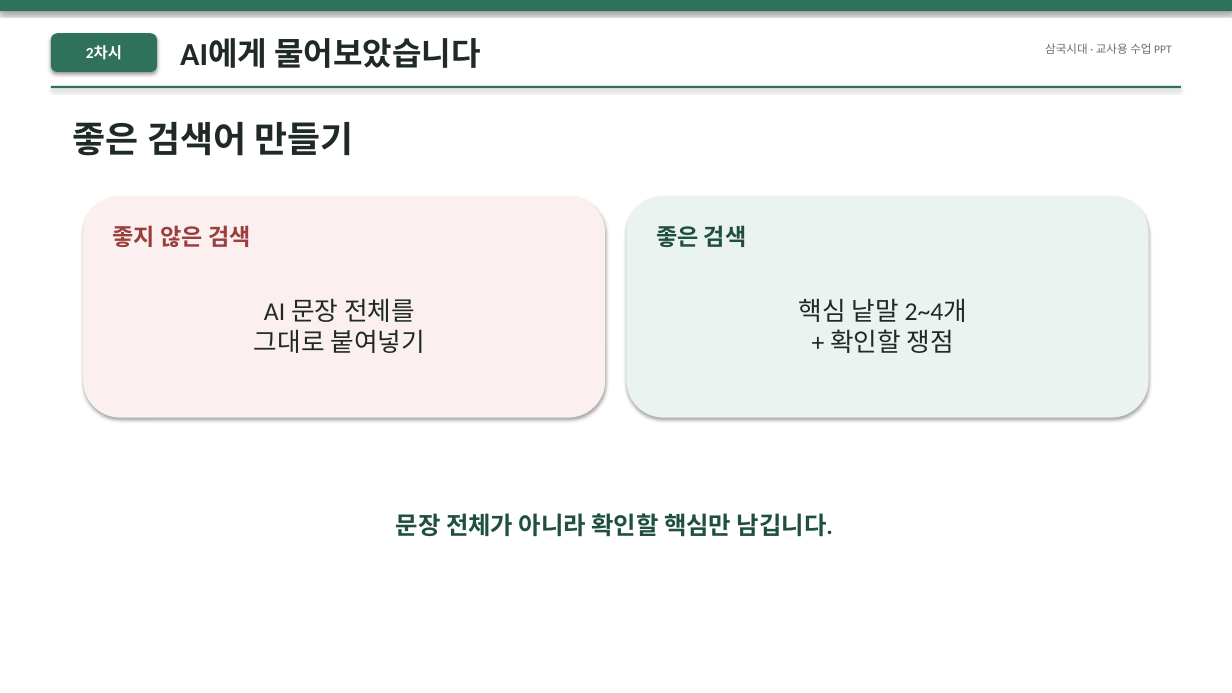
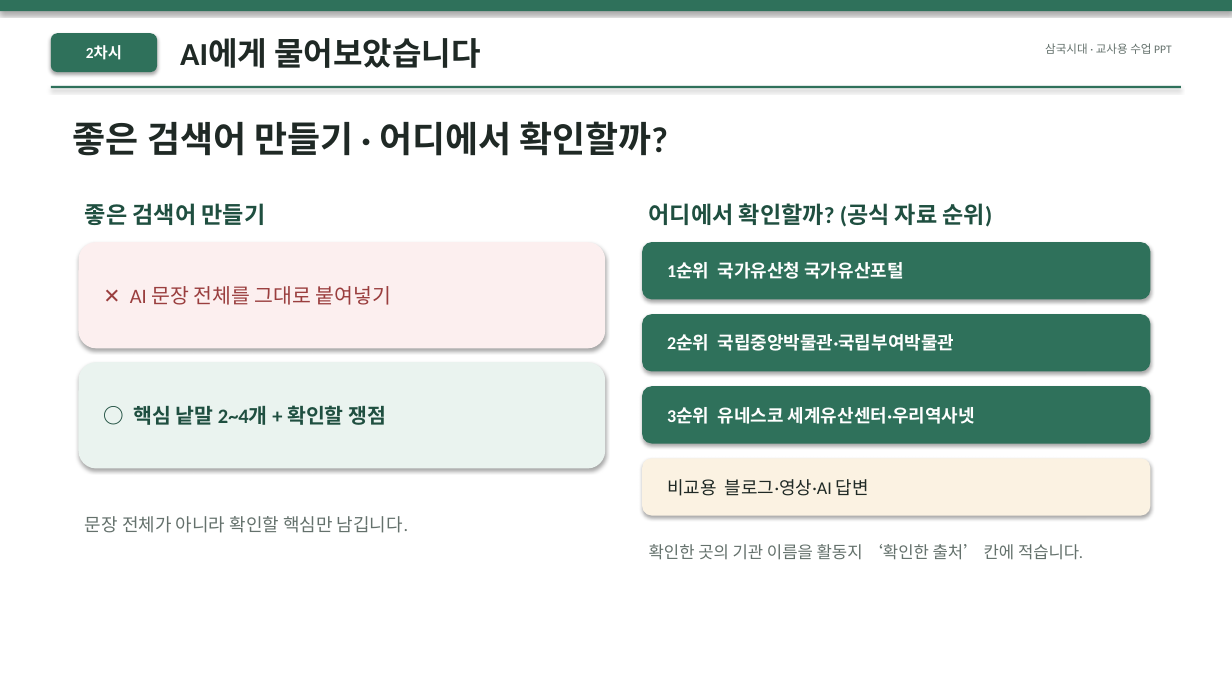
Before and after one commit to themonsteredu/ai-history-ar, a slide deck: slide 7 of public/downloads/three-kingdoms/lesson-02-teaching.pptx (slide 13 before the commit). Drawn at 1232x693 pixels with LibreOffice and Linux fonts; fonts in the diff are those of the drawing. Boxes give left, top, right and bottom in pixels: in the first picture for what was removed or moved away, otherwise in the second. Text is boxed around its words. In the diff, an @@ line names an element or a change of style, - is before the commit and + after.

```diff
--- a/public/downloads/three-kingdoms/lesson-02-teaching.pptx
+++ b/public/downloads/three-kingdoms/lesson-02-teaching.pptx
@@ text at bbox=[73, 121, 668, 156]: text changed @@
-좋은 검색어 만들기
+좋은 검색어 만들기 · 어디에서 확인할까?
@@ text at bbox=[85, 203, 266, 225]: text changed; text colour #9A3E3E to #1F4F40 @@
-좋지 않은 검색
+좋은 검색어 만들기
@@ text added at bbox=[649, 203, 993, 227], 18 pt, text #1F4F40, bold @@
+어디에서 확인할까? (공식 자료 순위)
@@ text removed at bbox=[656, 225, 747, 247] @@
-좋은 검색
@@ rounded rectangle: place and size @@
-rounded rectangle at bbox=[83, 196, 605, 418]
+rounded rectangle at bbox=[79, 242, 605, 348]
@@ rounded rectangle added at bbox=[642, 242, 1151, 299], fill #2F715B @@
@@ text added at bbox=[667, 262, 903, 279], 14 pt, text #FFFFFF, bold @@
+1순위 국가유산청 국가유산포털
@@ text at bbox=[130, 286, 391, 305]: text changed; size 20 to 16 pt; text colour #1F2925 to #9A3E3E @@
-AI 문장 전체를
-그대로 붙여넣기
+✕ AI 문장 전체를 그대로 붙여넣기
@@ rounded rectangle added at bbox=[642, 314, 1151, 372], fill #2F715B @@
@@ text added at bbox=[667, 334, 955, 351], 14 pt, text #FFFFFF, bold @@
+2순위 국립중앙박물관·국립부여박물관
@@ rounded rectangle: place and size @@
-rounded rectangle at bbox=[627, 196, 1149, 418]
+rounded rectangle at bbox=[79, 362, 605, 469]
@@ rounded rectangle added at bbox=[642, 386, 1151, 444], fill #2F715B @@
@@ text at bbox=[133, 405, 386, 425]: text changed; size 20 to 16 pt; text colour #1F2925 to #1F4F40; bold on @@
-핵심 낱말 2~4개
-+ 확인할 쟁점
+○ 핵심 낱말 2~4개 + 확인할 쟁점
@@ text added at bbox=[667, 407, 975, 424], 14 pt, text #FFFFFF, bold @@
+3순위 유네스코 세계유산센터·우리역사넷
@@ rounded rectangle added at bbox=[642, 458, 1151, 516], fill #FBF2E2 @@
@@ text added at bbox=[667, 479, 869, 496], 14 pt, text #1F2925 @@
+비교용 블로그·영상·AI 답변
@@ text "문장 전체가 아니라 확인할 핵심만 ...": place and size @@
-text "문장 전체가 아니라 확인할 핵심만 ..." at bbox=[396, 513, 833, 537]
+text "문장 전체가 아니라 확인할 핵심만 ..." at bbox=[85, 516, 408, 533]
@@ text "문장 전체가 아니라 확인할 핵심만 ..." at bbox=[85, 516, 408, 533]: size 19 to 14 pt, text colour #1F4F40 to #64716C, bold off; alignment centre to left @@
@@ text added at bbox=[649, 544, 1083, 560], 13 pt, text #64716C @@
+확인한 곳의 기관 이름을 활동지 ‘확인한 출처’ 칸에 적습니다.
```
Also in this commit, not shown: 10 other slides changed, 3 slides added, 13 slides removed, 38 other files.
